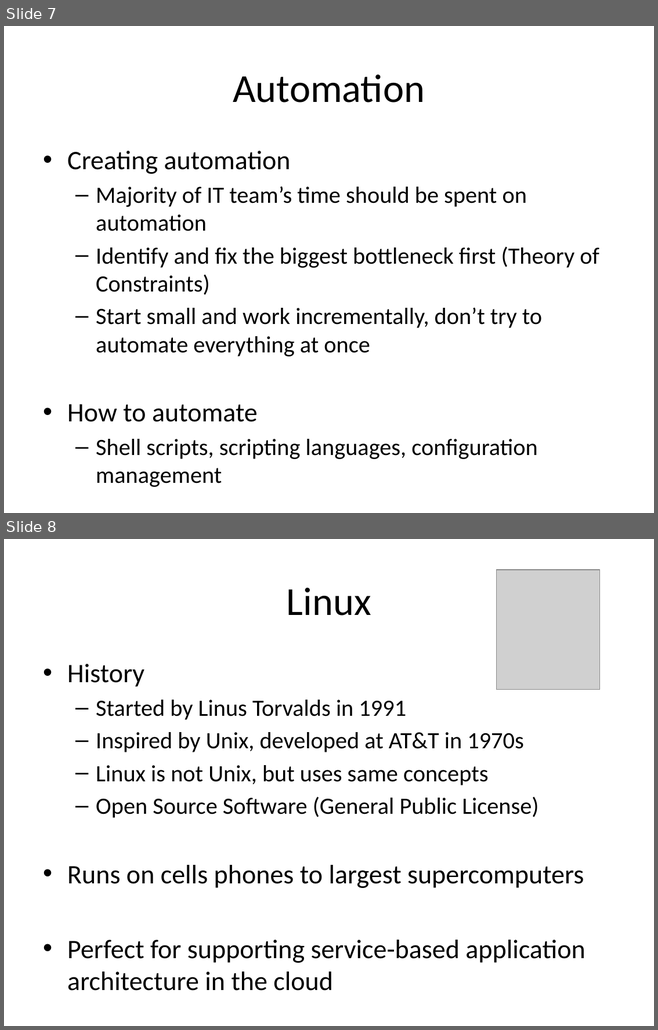
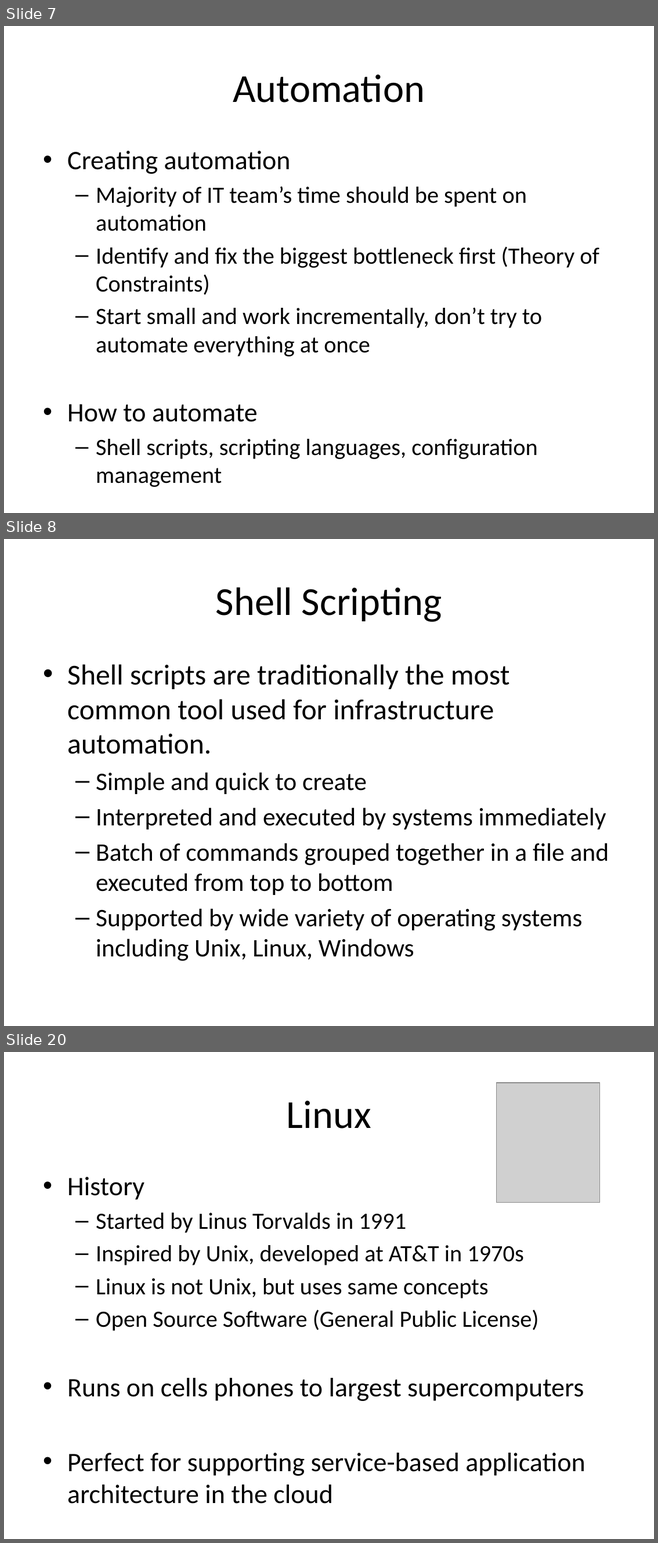
Before and after one commit to jasondbaker/infrastructure-class, a slide deck: lectures/infrastructure-week-2.pptx. Shown one above the other, each under a label of ours: slides 7 and 8 before the commit, slides 7, 8 and 20 after it; the slides between them are not shown. The pictures are 658x1030 and 658x1543 pixels, drawn with LibreOffice and Linux fonts; fonts in the diff are those of the drawing; grey boxes stand for pictures. Boxes give left, top, right and bottom in pixels: in the first picture for what was removed or moved away, otherwise in the second. Text is boxed around its words. In the diff, an @@ line names an element or a change of style, - is before the commit and + after.

Commit message:
add study guide and shell scripting

```diff
--- a/lectures/infrastructure-week-2.pptx
+++ b/lectures/infrastructure-week-2.pptx
@@ slide 8 added at [4, 539, 654, 1026], background #FFFFFF @@
@@ title added at [216, 587, 442, 622], 44 pt, text #000000 @@
+Shell Scripting
@@ text added at [67, 664, 609, 961], 28 pt, text #000000 @@
+• Shell scripts are traditionally the most common tool used for infrastructure automation.
+  – Simple and quick to create
+  – Interpreted and executed by systems immediately
+  – Batch of commands grouped together in a file and executed from top to bottom
+  – Supported by wide variety of operating systems including Unix, Linux, Windows
@@ what was slide 8 is now slide 20 @@
```
Also in this commit, not shown: 11 other slides added, 4 other files.
